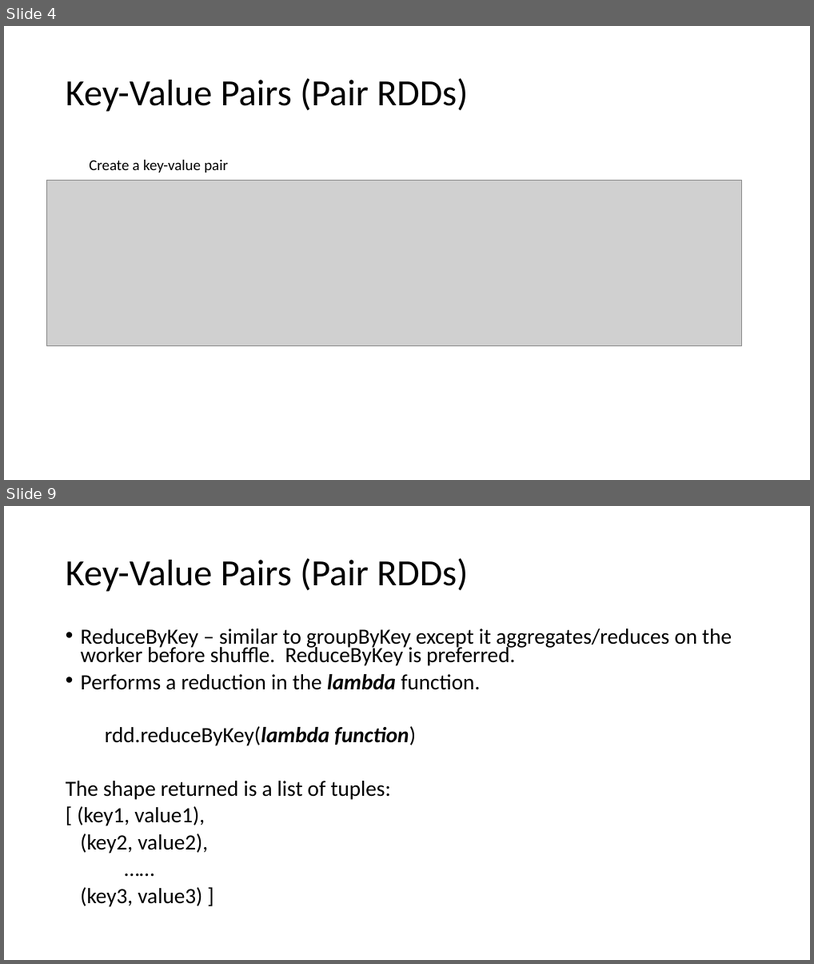
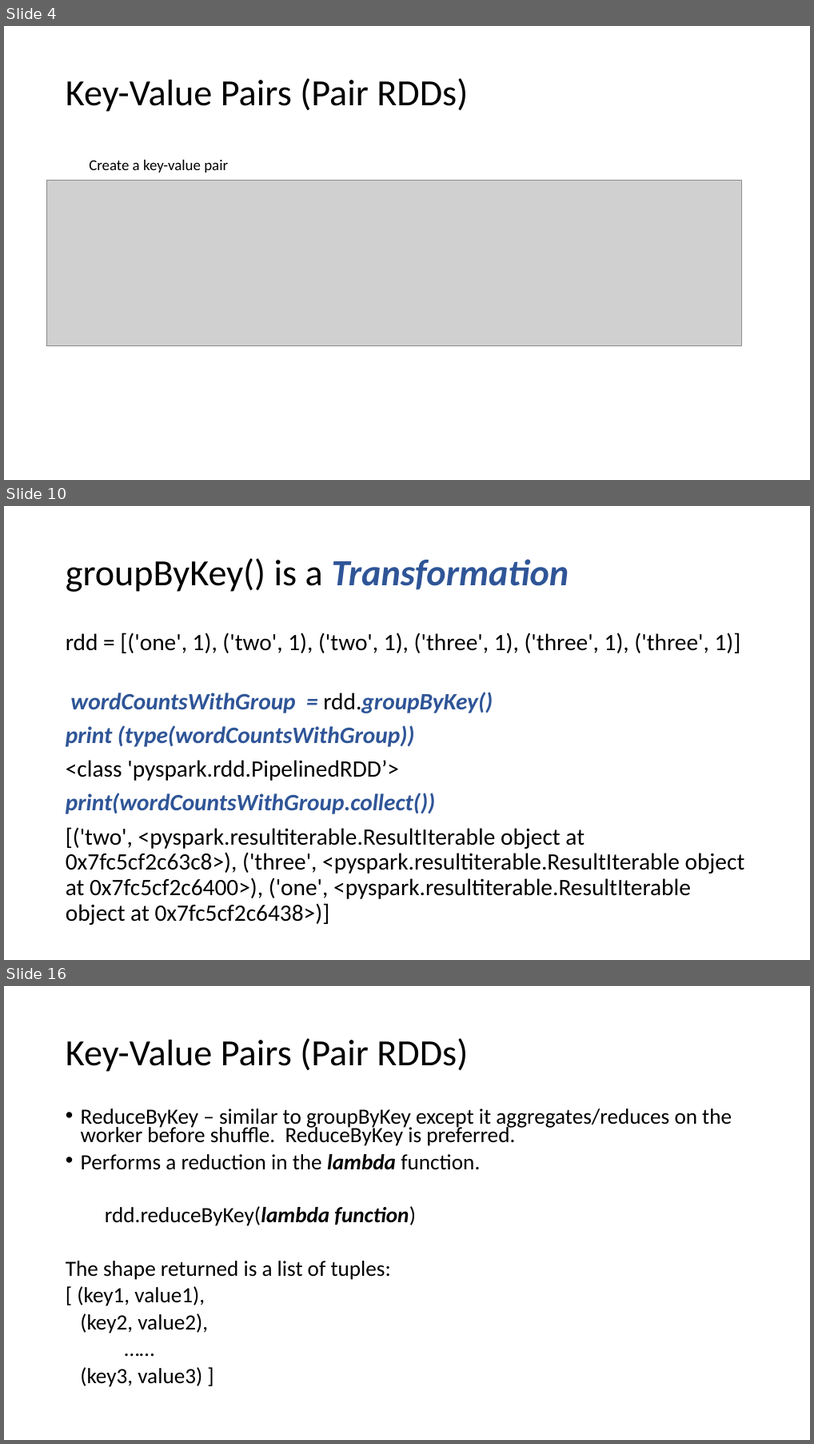
Before and after one commit to marilynwaldman/course, a slide deck: spark/03-RDDs/03-KeyValueRdds.pptx. Shown one above the other, each under a label of ours: slides 4 and 9 before the commit, slides 4, 10 and 16 after it; the slides between them are not shown. The pictures are 814x964 and 814x1444 pixels, drawn with LibreOffice and Linux fonts; fonts in the diff are those of the drawing; grey boxes stand for pictures. Boxes give left, top, right and bottom in pixels: in the first picture for what was removed or moved away, otherwise in the second. Text is boxed around its words. In the diff, an @@ line names an element or a change of style, - is before the commit and + after.

```diff
--- a/spark/03-RDDs/03-KeyValueRdds.pptx
+++ b/spark/03-RDDs/03-KeyValueRdds.pptx
@@ slide 10 added at [4, 506, 810, 960], background #FFFFFF @@
@@ title added at [66, 558, 570, 592], 44 pt, text #000000 @@
+groupByKey() is a Transformation
@@ text added at [66, 632, 746, 924], 28 pt, text #000000 @@
+rdd = [('one', 1), ('two', 1), ('two', 1), ('three', 1), ('three', 1), ('three', 1)]
+wordCountsWithGroup = rdd.groupByKey()
+print (type(wordCountsWithGroup))
+<class 'pyspark.rdd.PipelinedRDD’>
+print(wordCountsWithGroup.collect())
+[('two', <pyspark.resultiterable.ResultIterable object at 0x7fc5cf2c63c8>), ('three', <pyspark.resultiterable.ResultIterable object at 0x7fc5cf2c6400>), ('one', <pyspark.resultiterable.ResultIterable object at 0x7fc5cf2c6438>)]
@@ what was slide 9 is now slide 16 @@
```
Also in this commit, not shown: 5 slides changed, 7 other slides added, 2 slides removed, 9 other files.
